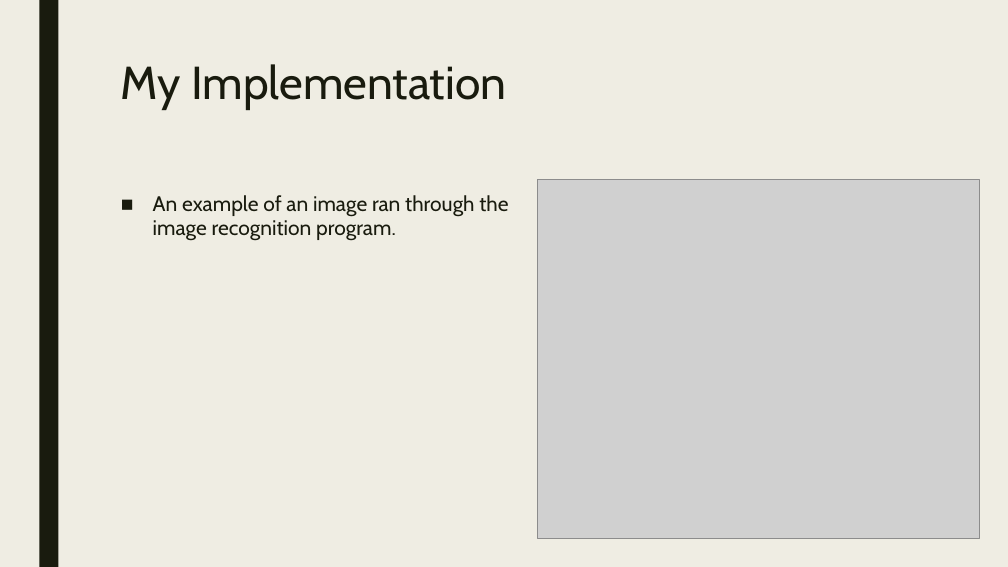
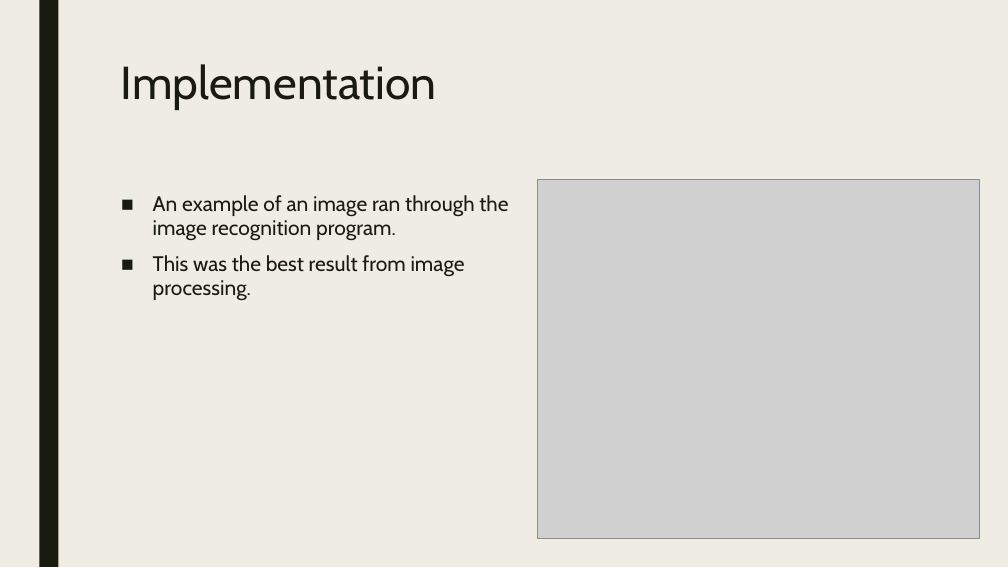
Before and after one commit to AndrewMorris-scsu/CSClassFiles, a slide deck: slide 17 of 334/ImagePresentation.odp (slide 12 before the commit). Drawn at 1008x567 pixels with LibreOffice and Linux fonts; fonts in the diff are those of the drawing; grey boxes stand for pictures. Boxes give left, top, right and bottom in pixels: in the first picture for what was removed or moved away, otherwise in the second. Text is boxed around its words. In the diff, an @@ line names an element or a change of style, - is before the commit and + after.

Commit message:
Image presentation for CSCI334

```diff
--- a/334/ImagePresentation.odp
+++ b/334/ImagePresentation.odp
@@ title at [121, 64, 436, 110]: text changed @@
-My Implementation
+Implementation
@@ text at [153, 255, 465, 301]: paragraph added @@
+■ This was the best result from image processing.
```
Also in this commit, not shown: 8 other slides changed, 6 slides added.
